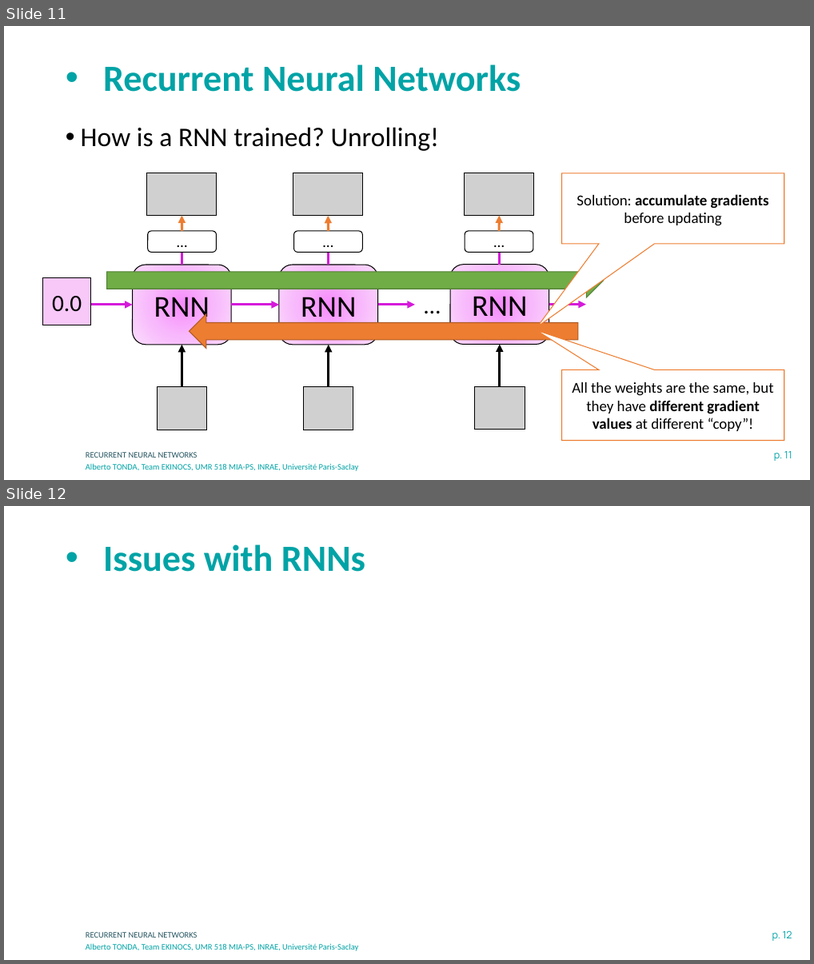
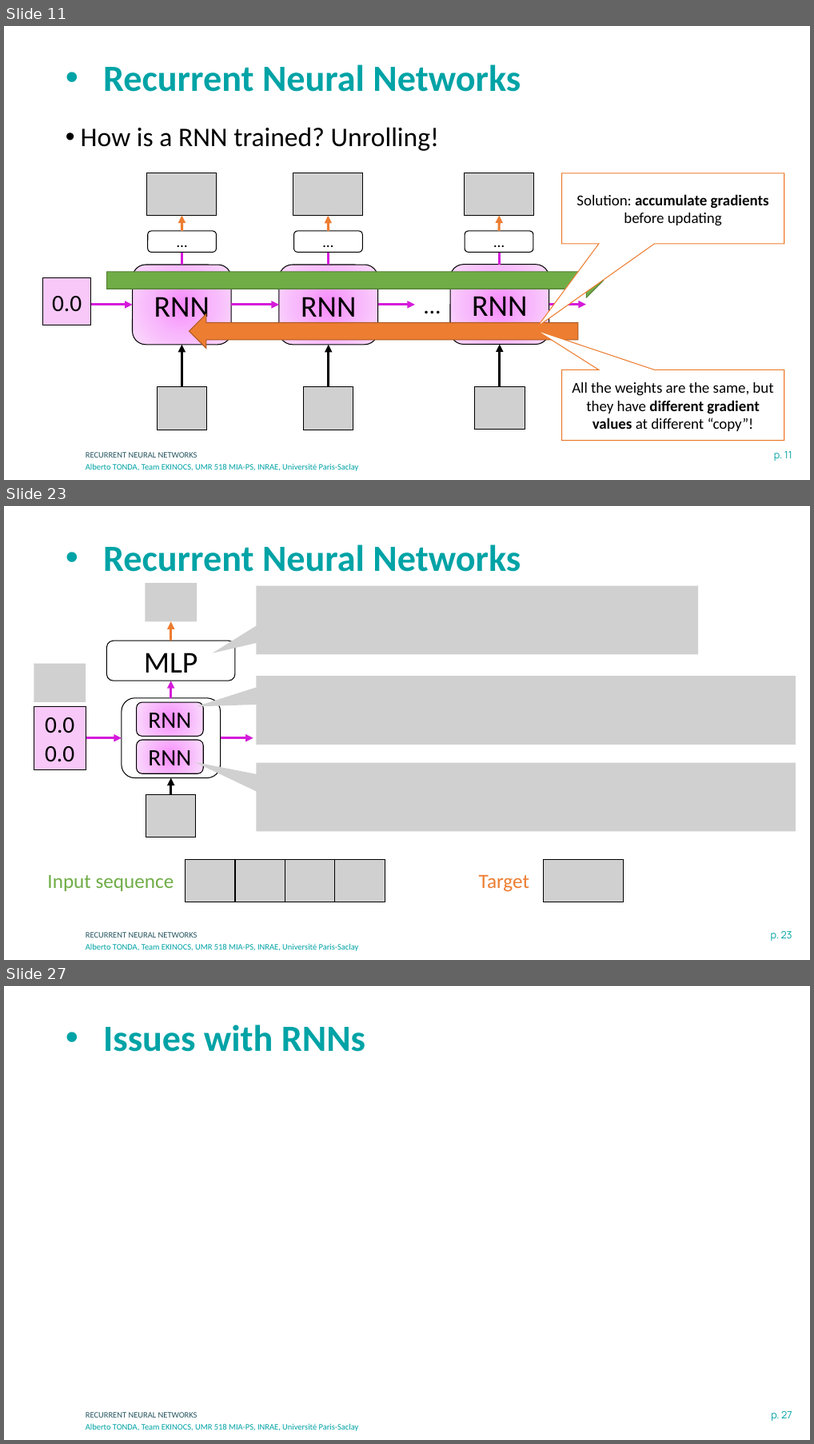
Before and after one commit to albertotonda/teaching, a slide deck: deep-learning-in-practice-with-pytorch/4-recurrent-neural-networks.pptx. Shown one above the other, each under a label of ours: slides 11 and 12 before the commit, slides 11, 23 and 27 after it; the slides between them are not shown. The pictures are 814x964 and 814x1444 pixels, drawn with LibreOffice and Linux fonts; fonts in the diff are those of the drawing; grey boxes stand for pictures; background and template pictures are left out. Boxes give left, top, right and bottom in pixels: in the first picture for what was removed or moved away, otherwise in the second. Text is boxed around its words. In the diff, an @@ line names an element or a change of style, - is before the commit and + after.

```diff
--- a/deep-learning-in-practice-with-pytorch/4-recurrent-neural-networks.pptx
+++ b/deep-learning-in-practice-with-pytorch/4-recurrent-neural-networks.pptx
@@ slide 23 added at (x1=4, y1=506, x2=810, y2=960), background #FFFFFF; not listed: 3 template elements that a slide beside it also shows @@
@@ title added at (x1=103, y1=544, x2=521, y2=572), 44 pt, text #00A3A6, bold @@
+• Recurrent Neural Networks
@@ picture added at (x1=145, y1=583, x2=197, y2=621) @@
@@ picture added at (x1=256, y1=586, x2=698, y2=654) @@
@@ arrow added from (171, 641) to (171, 621), #ED7D31 3 pt @@
@@ rounded rectangle added at (x1=107, y1=641, x2=235, y2=681), fill #FFFFFF, outline #000000 1 pt, 36 pt, text #000000 @@
+MLP
@@ picture added at (x1=34, y1=664, x2=86, y2=702) @@
@@ arrow added from (171, 698) to (171, 681), #D51ADA 3 pt @@
@@ picture added at (x1=256, y1=676, x2=796, y2=744) @@
@@ rectangle added at (x1=34, y1=706, x2=86, y2=770), fill #F7C8F8, outline #000000 1 pt, 28 pt, text #000000 @@
+0.00.0
@@ rounded rectangle added at (x1=122, y1=698, x2=221, y2=778), fill #FFFFFF, outline #000000 1 pt @@
@@ rounded rectangle added at (x1=137, y1=702, x2=204, y2=736), fill gradient #F88BFD to #F9B9FC to #FBDDFD, outline #000000 1 pt, 28 pt, text #000000 @@
+RNN
@@ arrow added from (86, 738) to (122, 738), #D51ADA 3 pt @@
@@ rounded rectangle added at (x1=137, y1=740, x2=204, y2=773), fill gradient #F88BFD to #F9B9FC to #FBDDFD, outline #000000 1 pt, 28 pt, text #000000 @@
+RNN
@@ arrow added from (221, 738) to (254, 738), #D51ADA 3 pt @@
@@ picture added at (x1=256, y1=763, x2=796, y2=831) @@
@@ arrow added from (171, 795) to (171, 778), #000000 3 pt @@
@@ picture added at (x1=146, y1=795, x2=196, y2=837) @@
@@ group added at (x1=186, y1=859, x2=385, y2=902): 4 pictures @@
@@ picture added at (x1=544, y1=859, x2=624, y2=902) @@
@@ text added at (x1=47, y1=875, x2=174, y2=891), 24 pt, text #70AD47 @@
+Input sequence
@@ text added at (x1=479, y1=875, x2=530, y2=892), 24 pt, text #ED7D31 @@
+Target
@@ what was slide 12 is now slide 27 @@
@@ page number at (x1=771, y1=1410, x2=792, y2=1420): text changed @@
-p. 12
+p. 27
```
Also in this commit, not shown: 2 slides changed, 14 other slides added, 6 other files.
